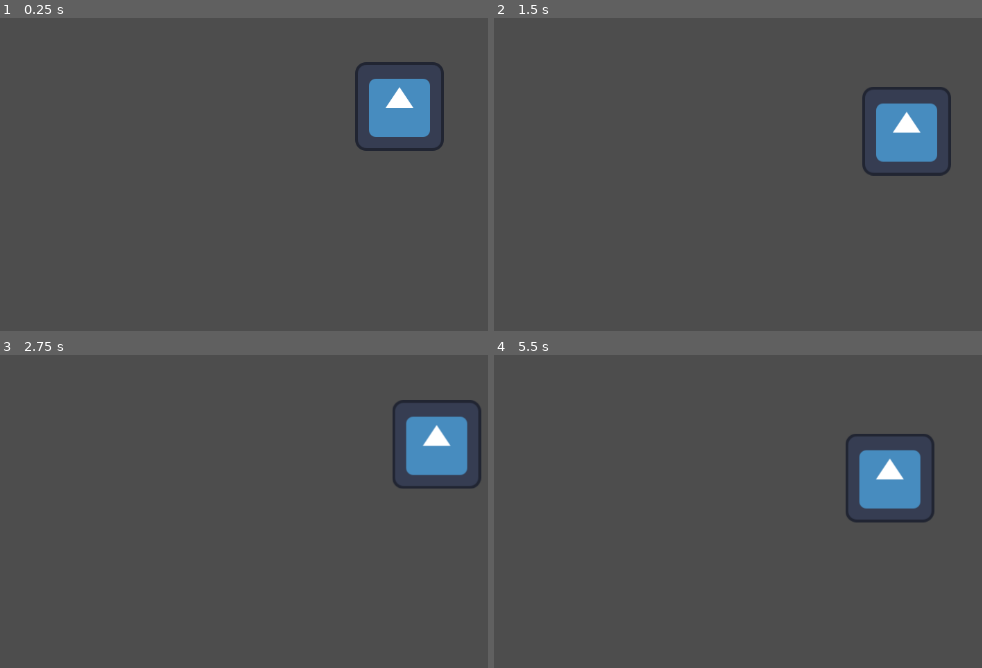
Above: before the commit, frames 1-4 (two rows, left to right).
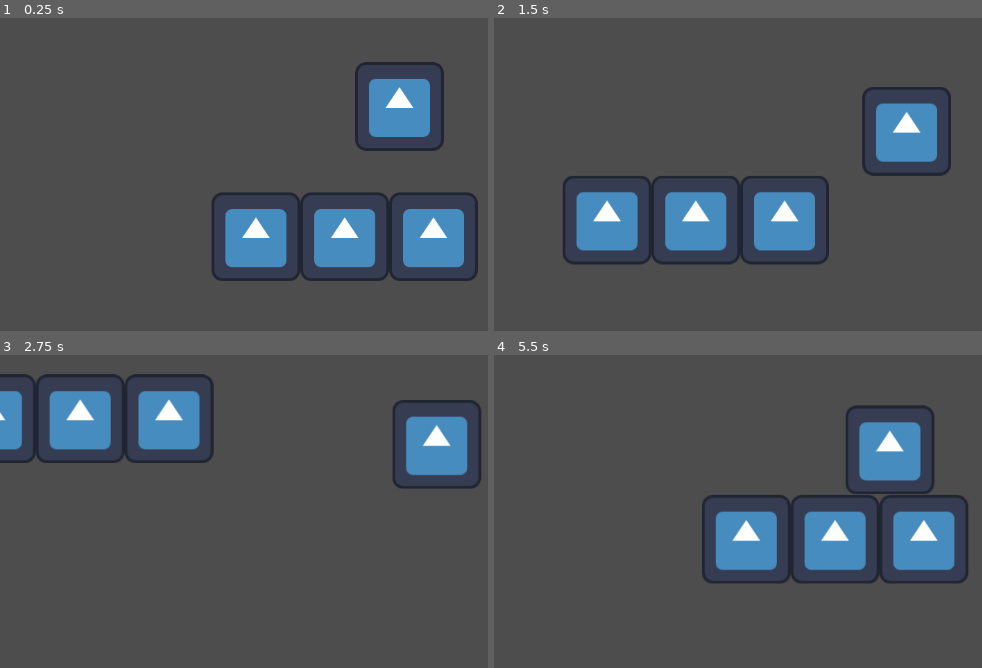
Above: after the commit, the same moments.

Repository: yuk1n0w/Break.exe
Game: Godot game, scene res://scenes/CharacterTestScene.tscn
Two runs of this game, one before a commit and one after it. Both use one fixed random seed, a clock stepped at 60 frames per second and the inputs below. The project has no main scene, so this scene is started directly. The engine's default icon, where the game draws it, is replaced by a stand-in: a white triangle on a blue panel in a dark square.
Inputs:
- Up to frame 1 (0.25 s): no input
- Up to frame 2 (1.5 s): tap Enter at 0.5 s; hold Right (ui_right) 0.53-1.28 s; hold Down (ui_down) from 1.28 s (still down)
- Up to frame 3 (2.75 s): release Down (ui_down) at 2.03 s; hold Right (ui_right) from 2.03 s (still down)
- Up to frame 4 (5.5 s): release Right (ui_right) at 2.78 s; hold Up (ui_up) 2.78-3.53 s; hold Left (ui_left) 3.53-5.03 s; hold Down (ui_down) from 5.03 s (still down)

The runs differ from the first frame. In frame 1, 9.0% of the frame differs, in the area x 43-98%, y 55-85%; in frame 2, 9.1%; in frame 3, 7.4%; in frame 4, 12%, in the area x 42-98%, y 15-73%.

Commit message:
Character collision test

Diff:
--- a/scenes/CharacterTestScene.tscn
+++ b/scenes/CharacterTestScene.tscn
@@ -1,10 +1,25 @@
-[gd_scene load_steps=2 format=3 uid="uid://dovgdkh6nt6t3"]
+[gd_scene load_steps=5 format=3 uid="uid://dovgdkh6nt6t3"]
 
 [ext_resource type="PackedScene" uid="uid://dcxprtpafrupp" path="res://scenes/player.tscn" id="1_oj1q4"]
+[ext_resource type="Texture2D" uid="uid://iia1oum7ur43" path="res://assets/icon.svg" id="1_tm4cw"]
+
+[sub_resource type="TileSetAtlasSource" id="TileSetAtlasSource_tm4cw"]
+texture = ExtResource("1_tm4cw")
+texture_region_size = Vector2i(128, 128)
+0:0/0 = 0
+0:0/0/physics_layer_0/polygon_0/points = PackedVector2Array(-64, -64, 64, -64, 64, 64, -64, 64)
+
+[sub_resource type="TileSet" id="TileSet_jjrdm"]
+tile_size = Vector2i(128, 128)
+physics_layer_0/collision_layer = 1
+sources/4 = SubResource("TileSetAtlasSource_tm4cw")
 
 [node name="CharacterTestScene" type="Node2D"]
 
 [node name="TileMapLayer" type="TileMapLayer" parent="."]
+position = Vector2(-1, 2)
+tile_map_data = PackedByteArray(0, 0, 254, 255, 1, 0, 4, 0, 0, 0, 0, 0, 0, 0, 255, 255, 1, 0, 4, 0, 0, 0, 0, 0, 0, 0, 0, 0, 1, 0, 4, 0, 0, 0, 0, 0, 0, 0)
+tile_set = SubResource("TileSet_jjrdm")
 
 [node name="Player" parent="." instance=ExtResource("1_oj1q4")]
 position = Vector2(14, 6)
